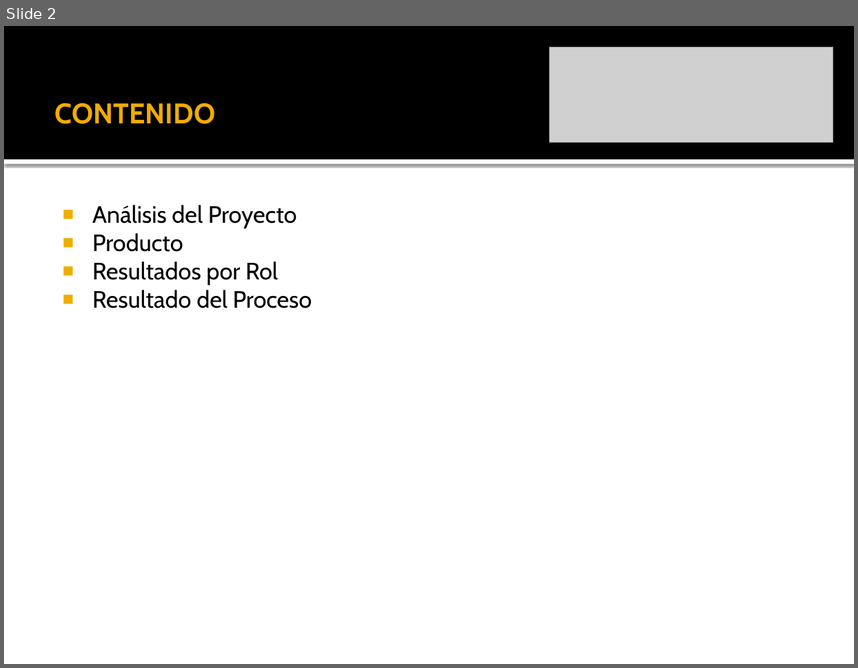
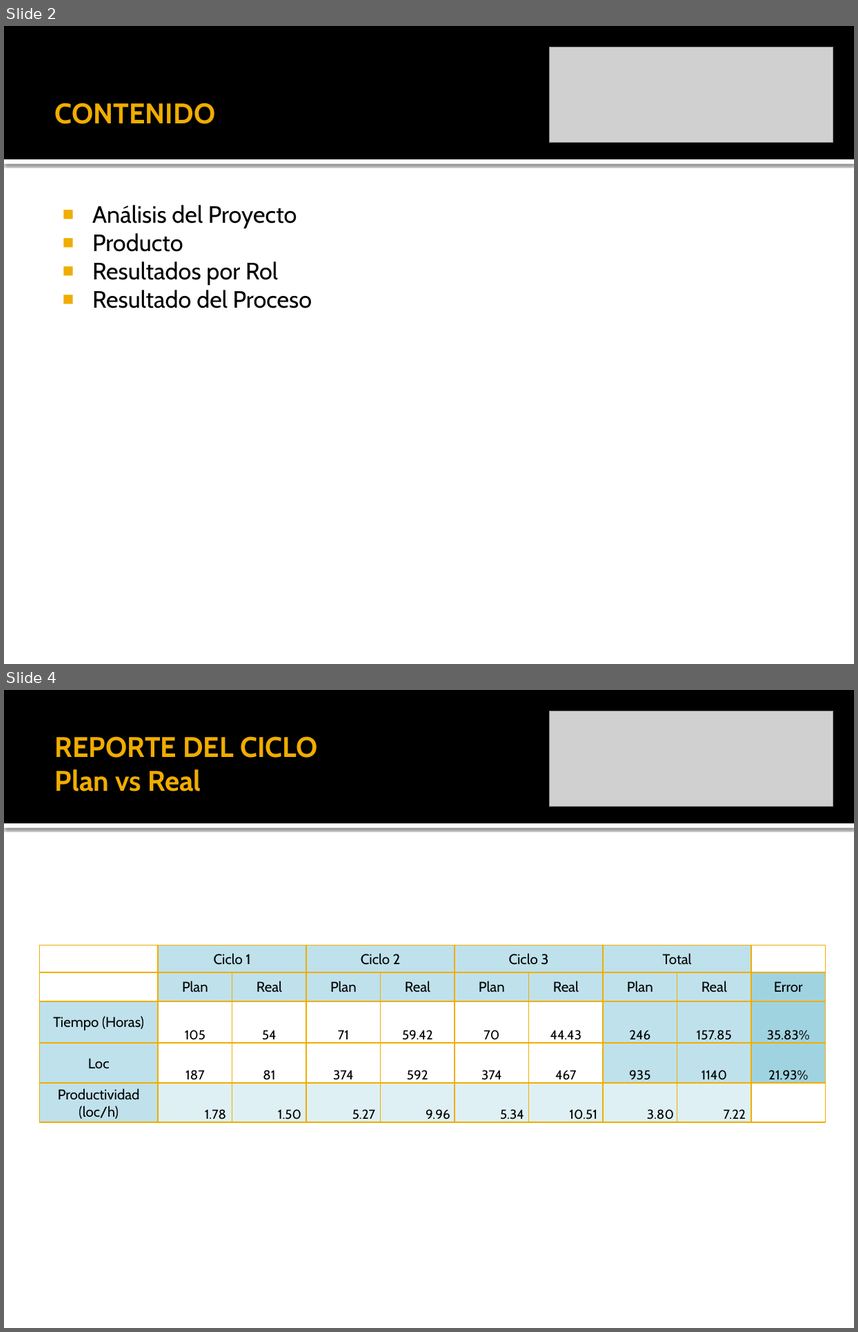
Before and after one commit to leseroth/ingenium-managment, a slide deck: CSOF5101 Ingeniera de Software/TSP/0330PostMortemTSPCiclo3.pptx. Shown one above the other, each under a label of ours: slide 2 before the commit, slides 2 and 4 after it; the slides between them are not shown. The pictures are 858x668 and 858x1332 pixels, drawn with LibreOffice and Linux fonts; fonts in the diff are those of the drawing; grey boxes stand for pictures. Boxes give left, top, right and bottom in pixels: in the first picture for what was removed or moved away, otherwise in the second. Text is boxed around its words. In the diff, an @@ line names an element or a change of style, - is before the commit and + after.

```diff
--- a/CSOF5101 Ingeniera de Software/TSP/0330PostMortemTSPCiclo3.pptx
+++ b/CSOF5101 Ingeniera de Software/TSP/0330PostMortemTSPCiclo3.pptx
@@ slide 4 added at box(4, 690, 854, 1328), background #FFFFFF; not listed: 2 template elements that a slide beside it also shows @@
@@ picture added at box(550, 711, 833, 807) @@
@@ title added at box(55, 736, 318, 791), 24 pt, text #F0AD00, bold @@
+REPORTE DEL CICLO
+Plan vs Real
@@ table added at box(40, 945, 824, 1125), 5 rows, 10 columns @@
+ | Ciclo 1 |  | Ciclo 2 |  | Ciclo 3 |  | Total |  | 
+ | Plan | Real | Plan | Real | Plan | Real | Plan | Real | Error
+Tiempo (Horas) | 105 | 54 | 71 | 59.42 | 70 | 44.43 | 246 | 157.85 | 35.83%
+Loc | 187 | 81 | 374 | 592 | 374 | 467 | 935 | 1140 | 21.93%
+Productividad / (loc/h) | 1.78 | 1.50 | 5.27 | 9.96 | 5.34 | 10.51 | 3.80 | 7.22 | 
```
Also in this commit, not shown: 3 slides changed.
